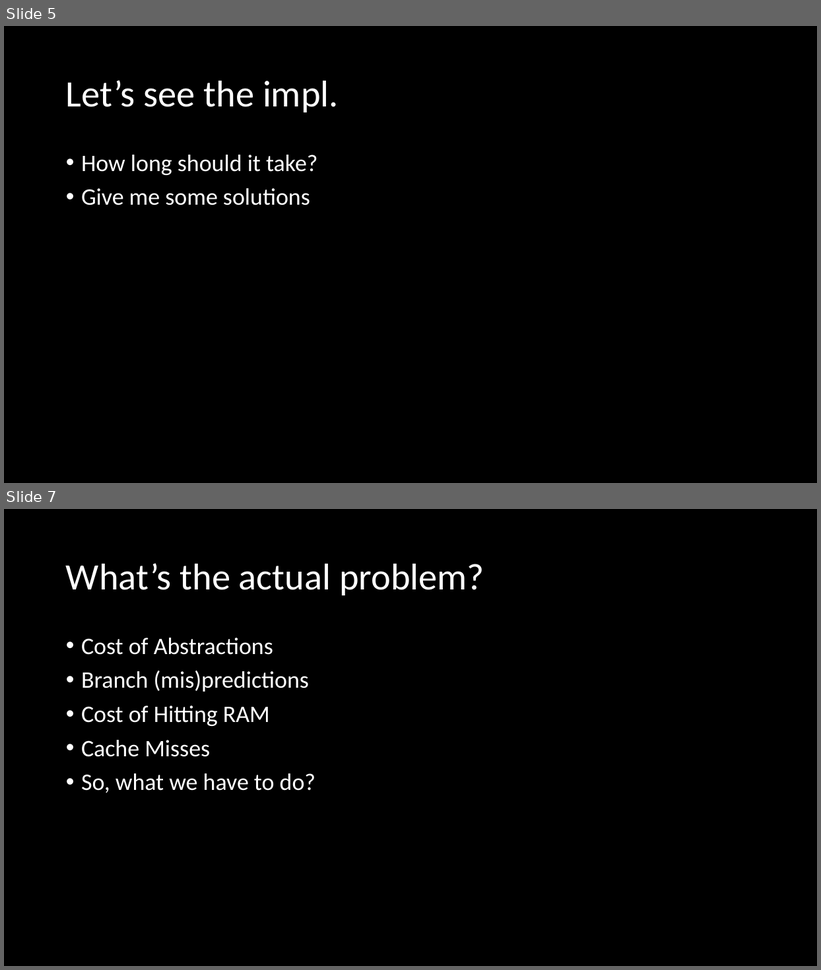
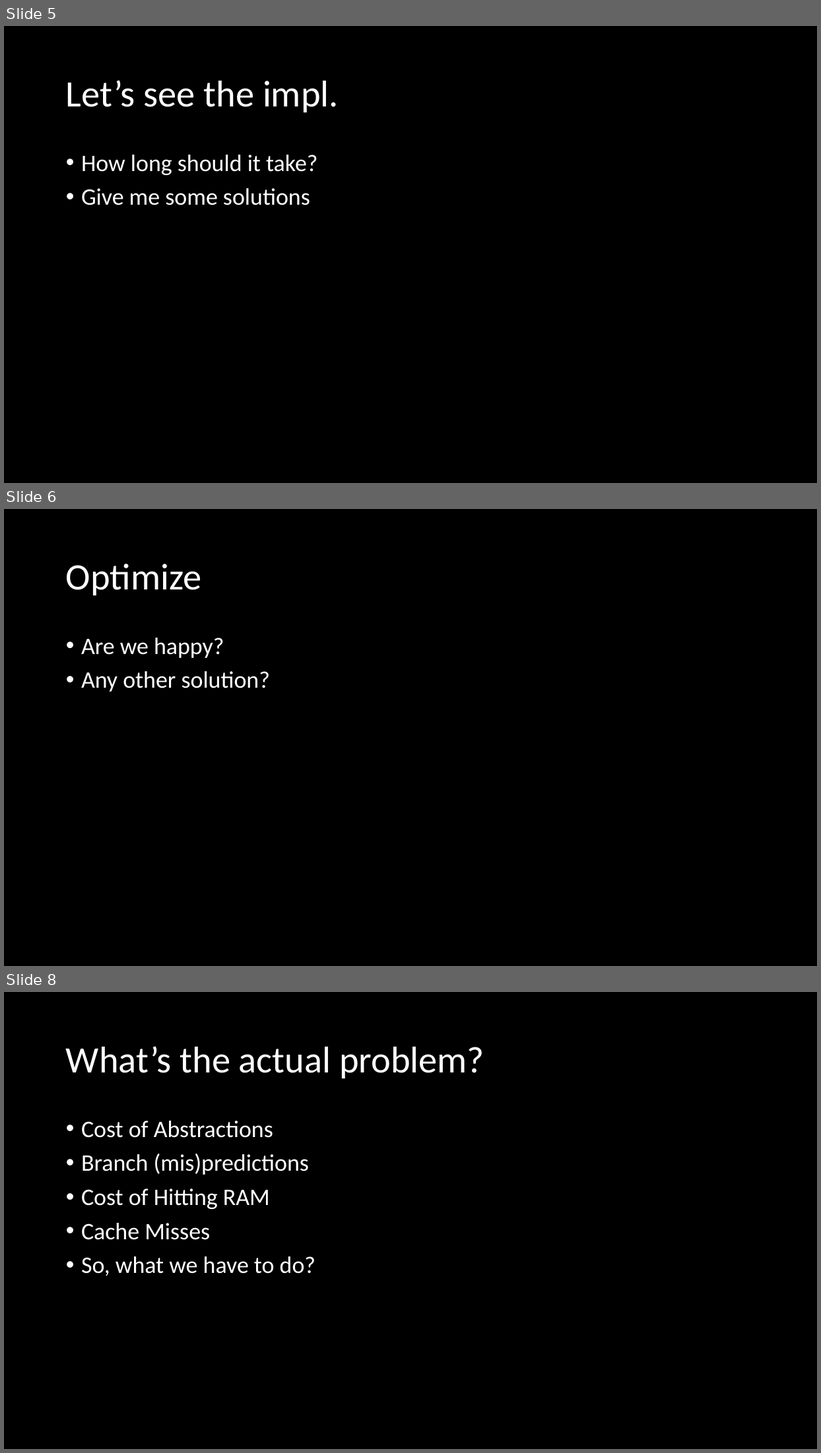
Before and after one commit to omidshahbazi/DODSample, a slide deck: Presentation/Presentation.pptx. Shown one above the other, each under a label of ours: slides 5 and 7 before the commit, slides 5, 6 and 8 after it; the slides between them are not shown. The pictures are 821x970 and 821x1453 pixels, drawn with LibreOffice and Linux fonts; fonts in the diff are those of the drawing. Boxes give left, top, right and bottom in pixels: in the first picture for what was removed or moved away, otherwise in the second. Text is boxed around its words. In the diff, an @@ line names an element or a change of style, - is before the commit and + after.

```diff
--- a/Presentation/Presentation.pptx
+++ b/Presentation/Presentation.pptx
@@ slide 6 added at <box>4,509,817,966</box>, background #000000 @@
@@ title added at <box>66,564,201,595</box>, 44 pt, text #FFFFFF @@
+Optimize
@@ text added at <box>81,638,270,692</box>, 28 pt, text #FFFFFF @@
+• Are we happy?
+• Any other solution?
@@ what was slide 7 is now slide 8 @@
```
Also in this commit, not shown: 4 slides changed, 2 other files.
